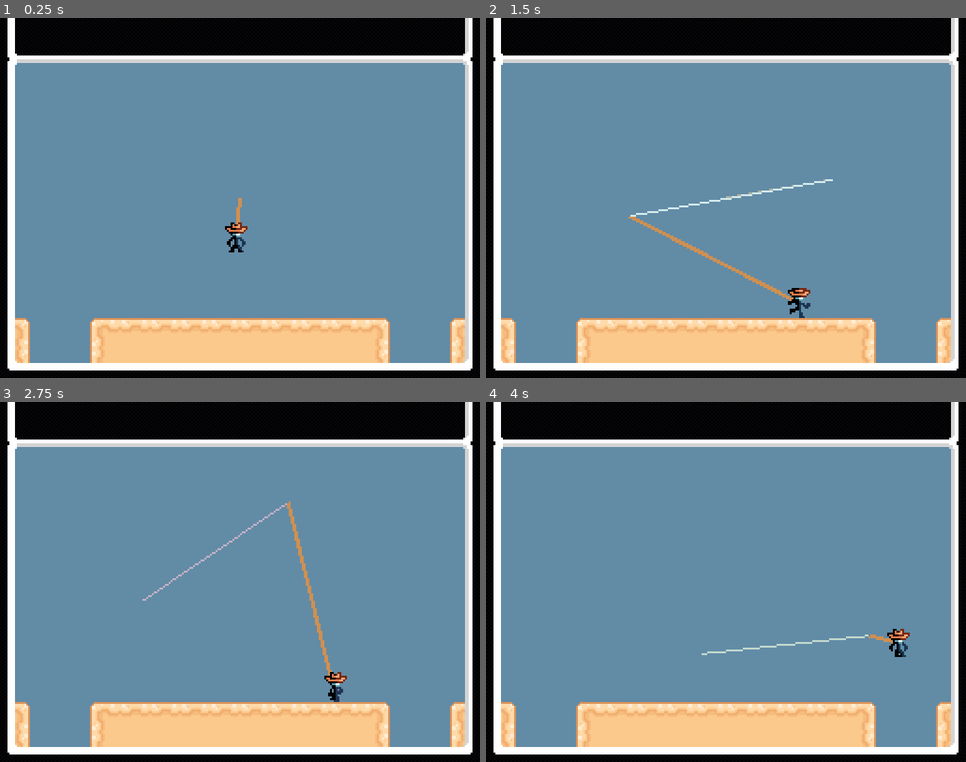
Above: before the commit, frames 1-4 (two rows, left to right).
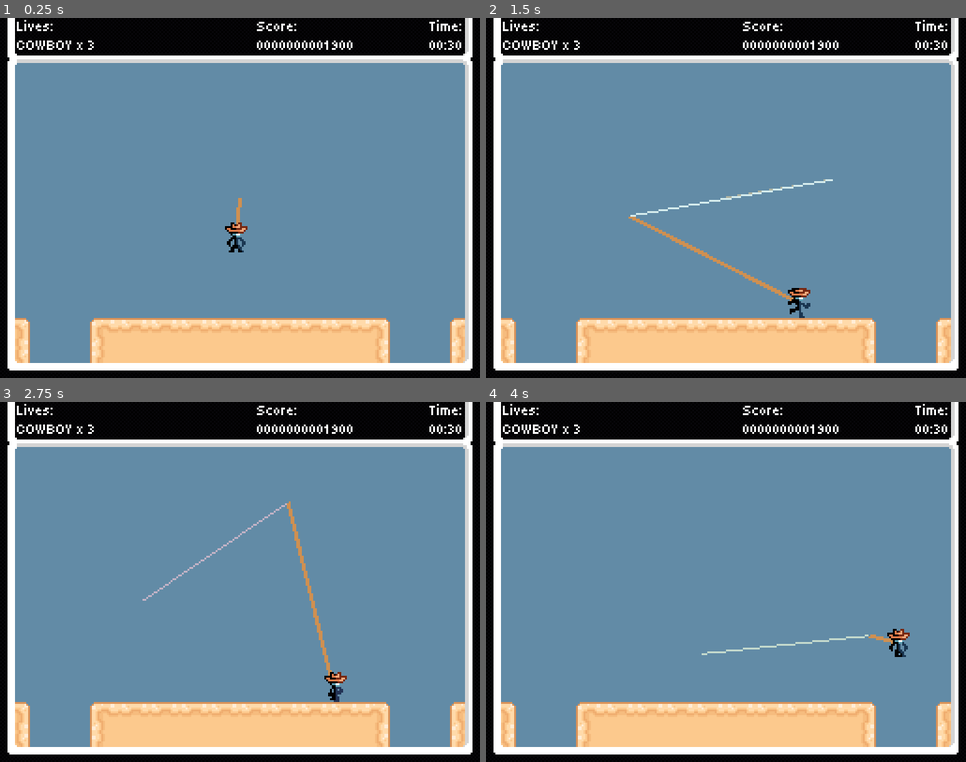
Above: after the commit, the same moments.

Repository: Jcodefox/GMTK-2025
Game: Godot game, scene res://scenes/topscenes/gameplay_topscene.tscn
Two runs of this game, one before a commit and one after it. Both use one fixed random seed, a clock stepped at 60 frames per second and the inputs below.
Inputs (mouse positions are in pixels of both pictures, inside the frame that each line leads up to):
- Up to frame 1 (0.25 s): no input
- Up to frame 2 (1.5 s): move the mouse to (831, 180) at 0.52 s; hold D (move_right) from 0.53 s (still down); tap Space (move_jump) at 0.77 s; move the mouse to (630, 216) at 1.27 s
- Up to frame 3 (2.75 s): tap Space (move_jump) at 1.52 s; move the mouse to (288, 502) at 2.02 s; release D (move_right) at 2.03 s; hold A (move_left) from 2.03 s (still down)
- Up to frame 4 (4 s): move the mouse to (702, 654) at 2.77 s; release A (move_left) at 2.78 s; hold D (move_right) from 2.78 s (still down); tap Space (move_jump) at 3.02, 3.77 s; move the mouse to (870, 636) at 3.52 s

The runs differ from the first frame. In frame 1, 0.6% of the frame differs, in the area x 3-97%, y 0-9%; in frame 2, 0.6%; in frame 3, 0.6%; in frame 4, 0.6%.

Commit message:
added hud prototype

Diff:
--- /dev/null
+++ b/assets/style/text.tres
@@ -0,0 +1,8 @@
+[gd_resource type="Theme" load_steps=2 format=3 uid="uid://bk5ddumg2jusp"]
+
+[ext_resource type="FontFile" uid="uid://bd76c45vwyqcg" path="res://assets/font/Tiny5-Regular.ttf" id="1_1xnau"]
+
+[resource]
+RichTextLabel/constants/line_separation = 1
+RichTextLabel/font_sizes/normal_font_size = 8
+RichTextLabel/fonts/normal_font = ExtResource("1_1xnau")
--- /dev/null
+++ b/scenes/prefabs/hud.tscn
@@ -0,0 +1,40 @@
+[gd_scene load_steps=2 format=3 uid="uid://des4eilq7pml8"]
+
+[ext_resource type="Theme" uid="uid://bk5ddumg2jusp" path="res://assets/style/text.tres" id="1_eo3kg"]
+
+[node name="HUD" type="Control"]
+layout_mode = 3
+anchors_preset = 0
+offset_left = 9.0
+offset_right = 247.0
+offset_bottom = 20.0
+
+[node name="Score" type="RichTextLabel" parent="."]
+layout_mode = 0
+offset_left = 128.0
+offset_right = 180.0
+offset_bottom = 20.0
+theme = ExtResource("1_eo3kg")
+bbcode_enabled = true
+text = "Score:
+0000000001900"
+
+[node name="Time" type="RichTextLabel" parent="."]
+layout_mode = 0
+offset_left = 186.0
+offset_right = 238.0
+offset_bottom = 20.0
+theme = ExtResource("1_eo3kg")
+bbcode_enabled = true
+text = "Time:
+00:30"
+horizontal_alignment = 2
+
+[node name="Lives" type="RichTextLabel" parent="."]
+layout_mode = 0
+offset_right = 52.0
+offset_bottom = 20.0
+theme = ExtResource("1_eo3kg")
+bbcode_enabled = true
+text = "Lives:
+COWBOY x 3"
--- a/scenes/topscenes/gameplay_topscene.tscn
+++ b/scenes/topscenes/gameplay_topscene.tscn
@@ -1,6 +1,7 @@
-[gd_scene load_steps=4 format=4 uid="uid://dwe36qbpqlr3w"]
+[gd_scene load_steps=5 format=4 uid="uid://dwe36qbpqlr3w"]
 
 [ext_resource type="PackedScene" uid="uid://crq0ubo4sdfwt" path="res://scenes/prefabs/player.tscn" id="1_rncwu"]
+[ext_resource type="PackedScene" uid="uid://des4eilq7pml8" path="res://scenes/prefabs/hud.tscn" id="3_ks65t"]
 [ext_resource type="Texture2D" uid="uid://drjswa8p2rpnx" path="res://assets/art/ui_hud/hudframe.png" id="3_pyq0w"]
 [ext_resource type="TileSet" uid="uid://cl63qdxuqflth" path="res://assets/art/terrain/main_tile_set.tres" id="3_u55sw"]
 
@@ -25,9 +26,11 @@
 layer = 64
 
 [node name="HudFrameTexture" type="TextureRect" parent="HudCanvasLayer"]
-offset_right = 40.0
-offset_bottom = 40.0
+offset_right = 256.0
+offset_bottom = 192.0
 texture = ExtResource("3_pyq0w")
+
+[node name="HUD" parent="HudCanvasLayer" instance=ExtResource("3_ks65t")]
 
 [node name="TileMapLayer" type="TileMapLayer" parent="."]
 tile_map_data = PackedByteArray("AAAAAAoAAAAFAAAAAAAAAAsAAAAJAAAAAAADAAoAAAABAAAAAAADAAsAAAAKAAAAAAAEAAoAAAALAAAAAAAFAA …(304 unchanged characters)…
Not shown, added: assets/font/OFL.txt
Binary file added: assets/font/Tiny5-Regular.ttf
Not shown, added: assets/font/Tiny5-Regular.ttf.import
